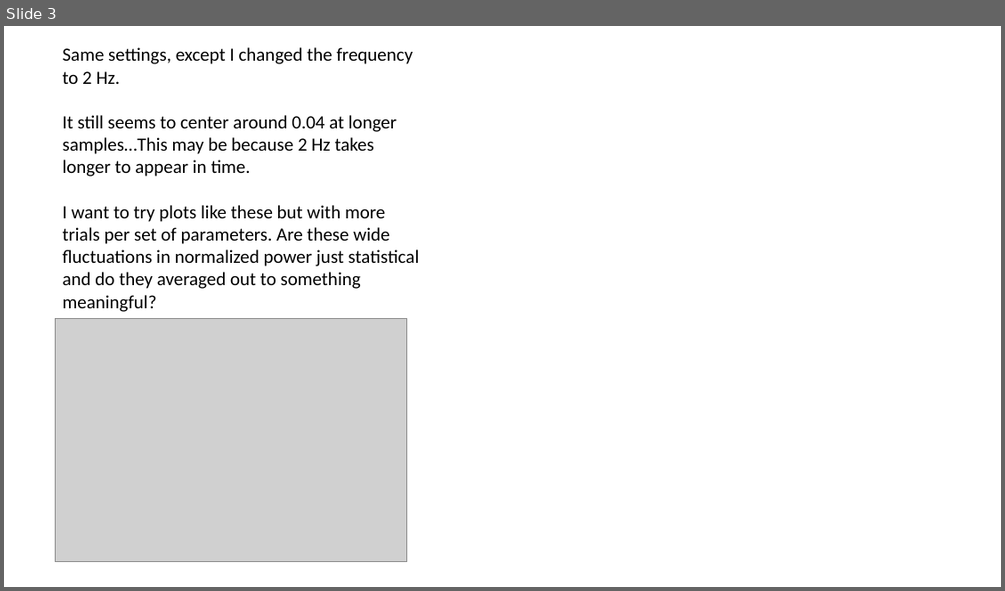
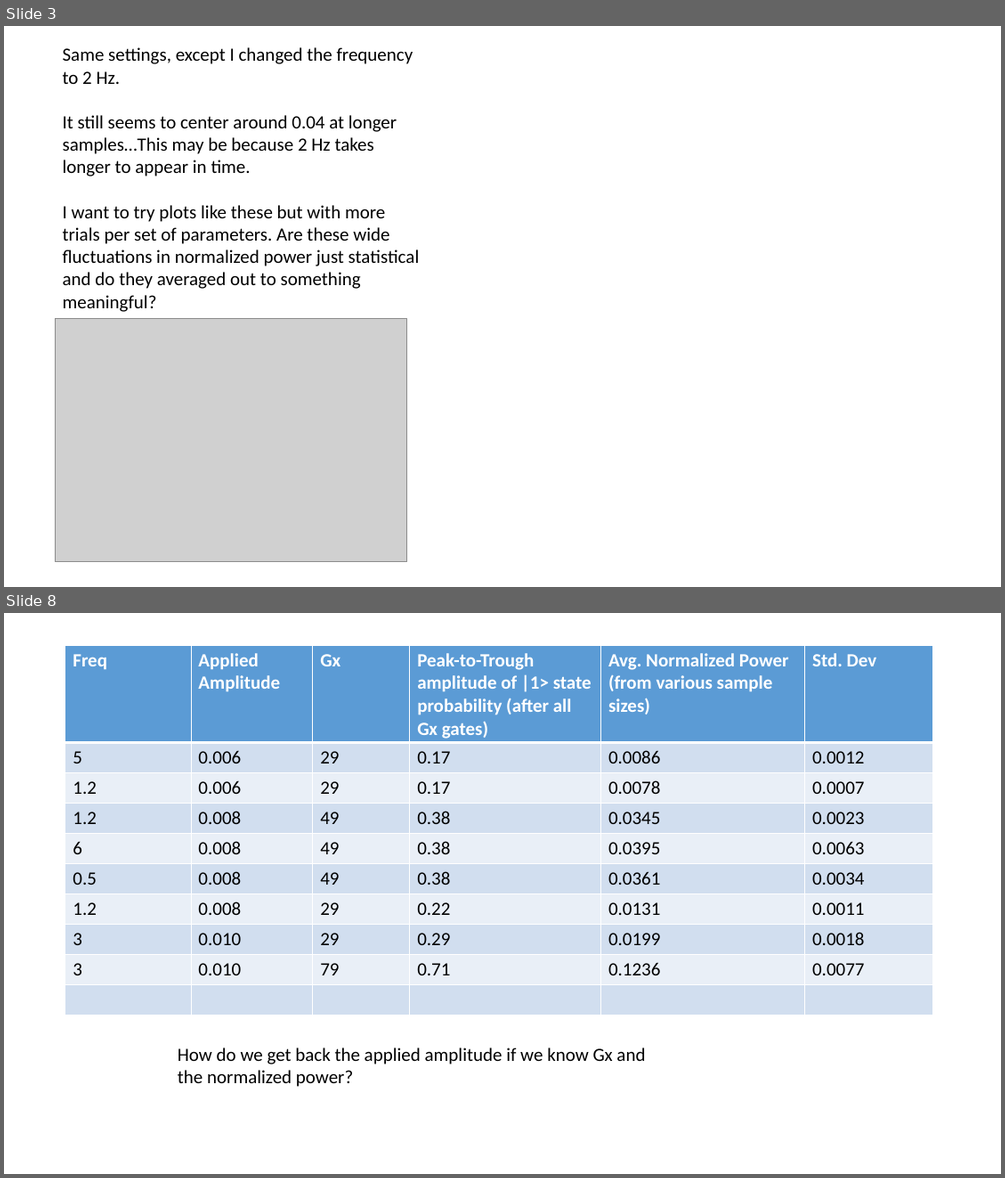
Before and after one commit to garretts-hub/GST_Work, a slide deck: Defining power.pptx. Shown one above the other, each under a label of ours: slide 3 before the commit, slides 3 and 8 after it; the slides between them are not shown. The pictures are 1005x591 and 1005x1178 pixels, drawn with LibreOffice and Linux fonts; fonts in the diff are those of the drawing; grey boxes stand for pictures. Boxes give left, top, right and bottom in pixels: in the first picture for what was removed or moved away, otherwise in the second. Text is boxed around its words. In the diff, an @@ line names an element or a change of style, - is before the commit and + after.

Commit message:
Mathematically relating power and prob

```diff
--- a/Defining power.pptx
+++ b/Defining power.pptx
@@ slide 8 added at bbox=[4, 613, 1001, 1174], background #FFFFFF @@
@@ table added at bbox=[65, 645, 934, 1015], 10 rows, 6 columns @@
+Freq | Applied Amplitude | Gx | Peak-to-Trough amplitude of |1> state probability (after all Gx gates) | Avg. Normalized Power (from various sample sizes) | Std. Dev
+5 | 0.006 | 29 | 0.17 | 0.0086 | 0.0012
+1.2 | 0.006 | 29 | 0.17 | 0.0078 | 0.0007
+1.2 | 0.008 | 49 | 0.38 | 0.0345 | 0.0023
+6 | 0.008 | 49 | 0.38 | 0.0395 | 0.0063
+0.5 | 0.008 | 49 | 0.38 | 0.0361 | 0.0034
+1.2 | 0.008 | 29 | 0.22 | 0.0131 | 0.0011
+3 | 0.010 | 29 | 0.29 | 0.0199 | 0.0018
+3 | 0.010 | 79 | 0.71 | 0.1236 | 0.0077
+ |  |  |  |  | 
@@ text added at bbox=[178, 1047, 645, 1086], 18 pt, text #000000 @@
+How do we get back the applied amplitude if we know Gx and the normalized power?
```
Also in this commit, not shown: 2 slides changed, 9 other slides added, 2 other files.
